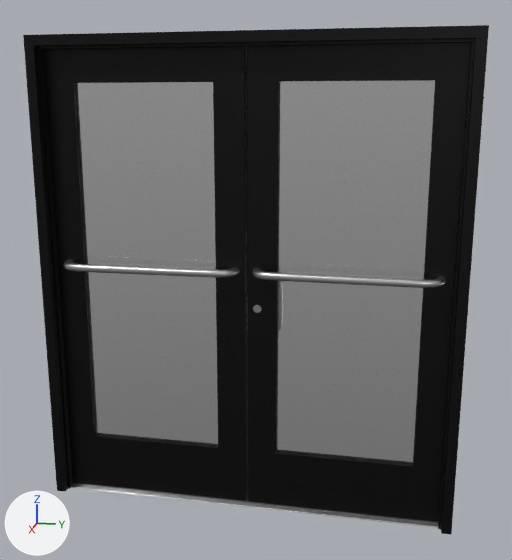
Before and after pictures for a commit that changed the glTF model D500/Framed/D500 Pairs/Framed_D500_Pair_Animated_DU.glb.
Camera for both pictures: a camera (50 mm lens) standing at (3.02, -0.29, 1.88) and looking at (-0.04, -0.9, 1.12). Lighting does not change. The marker at lower left points along +X, +Y and +Z. The first picture is the older version. Where no turn or scale is listed for an object, it has been applied to the vertices.

Before the edit, the objects in view are built like this:
```python
me_mesh_022 = bpy.data.meshes.new('Mesh.022')
me_mesh_022.from_pydata(...)  # 530 vertices, 1065 faces; spans x 0.0..0.04, y -0.91..-0.77, z 0.0..2.12
me_mesh_022.materials.append(mat_finish)  # black #2b2b2b
me_mesh_028 = bpy.data.meshes.new('Mesh.028')
me_mesh_028.from_pydata(...)  # 192 vertices, 384 faces; spans x -0.0053..0.0468, y -0.8842..-0.846, z 0.9553..0.9934
me_mesh_028.materials.append(mat_saddle)  # light grey #c0c0c0
me_nurbspath_001 = bpy.data.meshes.new('NurbsPath.001')
me_nurbspath_001.from_pydata(...)  # 864 vertices, 1704 faces; spans x -0.05..0.059, y -0.392..0.442, z -0.018..0.018
me_nurbspath_001.materials.append(mat_saddle_002)  # light grey #c0c0c0
me_nurbspath_003 = bpy.data.meshes.new('NurbsPath.003')
me_nurbspath_003.from_pydata(...)  # 864 vertices, 1704 faces; spans x -0.117..0.117, y -0.381..0.443, z -0.018..0.018
me_nurbspath_003.materials.append(mat_saddle_002)  # light grey #c0c0c0
ob_d500_010 = bpy.data.objects.new('D500.010', me_mesh_022)
ob_d500_010.location = (-0.055, -0.02, 0.016)
ob_d500_015 = bpy.data.objects.new('D500.015', me_mesh_028)
ob_d500_015.location = (-0.055, -0.02, 0.016)
ob_nurbspath_001 = bpy.data.objects.new('NurbsPath.001', me_nurbspath_001)
ob_nurbspath_001.location = (0.03, -0.514, 1.162)
ob_nurbspath_002 = bpy.data.objects.new('NurbsPath.002', me_nurbspath_003)
ob_nurbspath_002.parent = ob_d500_001
ob_nurbspath_002.location = (0.0848, -0.493, 1.146)
ob_nurbspath_002.rotation_euler = (0.0, 0.0, 0.175)  # degrees (0, 0, 10)
# also in view: 'PROFILE_curve_.008' at (0.0, -0.94, 2.16); 'D500.016' at (-0.03, -0.47, 1.05); '0_curve_.006' at (0.01, -0.94, 2.13); 'D500.026' at (-0.03, -1.39, 0.15); 'PROFILE_curve_.016' at (-0.03, -0.94, 0.01)
```
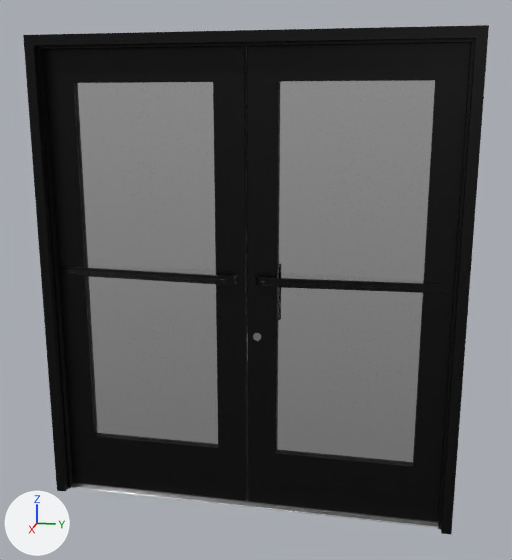
Location of each change, [x1, y1, x2, y2] in pixels of the pictures (512 x 560 px):
'Cube.005', added (black)
    after: [255, 275, 454, 294]
'NurbsPath.001', deleted
    before: [252, 268, 445, 288]
'Cube.006', added (black)
    after: [58, 266, 238, 285]
'NurbsPath.002', deleted
    before: [64, 260, 240, 278]
'D500.015', moved
    before: [253, 305, 261, 313]
    after: [253, 333, 261, 341]

The edits, one by one:
Mesh me_cube_008 is new.
It has 7029 vertices, 14034 faces and spans x -0.12..0.035, y -1.121..-0.232, z -0.208..0.059.
It uses material mat_finish (black #2b2b2b).
Mesh me_cube_007 is new.
It has 7029 vertices, 14034 faces and spans x -0.12..0.034, y -0.18..0.709, z -0.208..0.059.
It uses material mat_finish (black #2b2b2b).
Object 'D500.015' (ob_d500_015) moves from (-0.055, -0.02, 0.016) to (-0.055, -0.02, -0.117).
Object 'NurbsPath.001' (ob_nurbspath_001) is deleted.
Object 'NurbsPath.002' (ob_nurbspath_002) is deleted.
Object 'Cube.006' (ob_cube_006) is new; it shows me_cube_008.
Its location is (-0.003, -0.73, 1.121).
Object 'Cube.005' (ob_cube_005) is new; it shows me_cube_007.
Its location is (-0.002, -0.73, 1.121).
